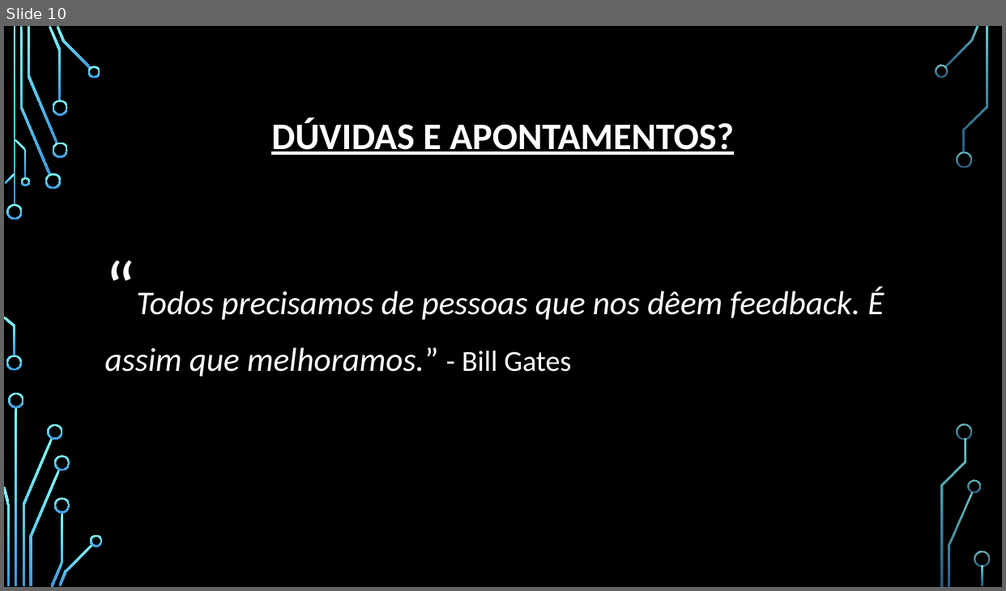
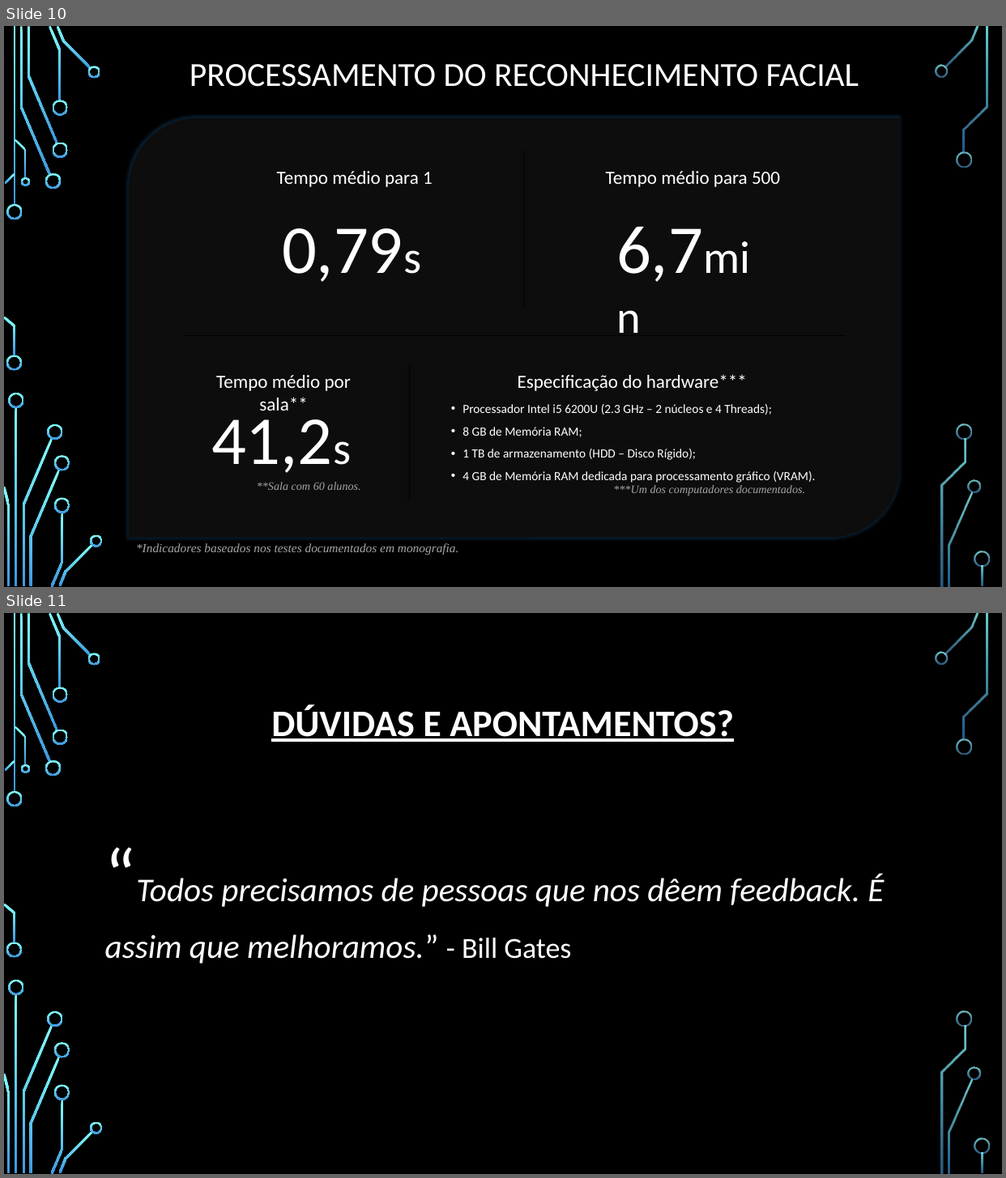
Before and after one commit to math-lopez/API_TCC_Piroquitos, a slide deck: Docs/Apresentação Final_Parcial.pptx. Shown one above the other, each under a label of ours: slide 10 before the commit, slides 10 and 11 after it. The pictures are 1006x591 and 1006x1178 pixels, drawn with LibreOffice and Linux fonts; fonts in the diff are those of the drawing; background and template pictures are left out. Boxes give left, top, right and bottom in pixels: in the first picture for what was removed or moved away, otherwise in the second. Text is boxed around its words. In the diff, an @@ line names an element or a change of style, - is before the commit and + after.

```diff
--- a/Docs/Apresentação Final_Parcial.pptx
+++ b/Docs/Apresentação Final_Parcial.pptx
@@ slide 10 added at (4, 26, 1002, 587), background picture (left out); not listed: 36 template elements that a slide beside it also shows @@
@@ title added at (189, 64, 859, 87), 32.4 pt, text #FFFFFF @@
+PROCESSAMENTO DO RECONHECIMENTO FACIAL
@@ round diag rect added at (129, 118, 900, 538), fill #0D0D0D @@
@@ text added at (277, 171, 432, 187), 18 pt, text #FFFFFF @@
+Tempo médio para 1
@@ line added from (523, 151) to (523, 308), #000000 0.75 pt @@
@@ text added at (606, 171, 780, 187), 18 pt, text #FFFFFF @@
+Tempo médio para 500
@@ text added at (282, 228, 403, 282), 66 pt, text #FFFFFF @@
+0,79s
@@ text added at (616, 226, 703, 282), 66 pt, text #FFFFFF @@
+6,7min
@@ line added from (184, 336) to (845, 336), #000000 0.75 pt @@
@@ text added at (216, 375, 351, 411), 18 pt, text #FFFFFF @@
+Tempo médio por sala**
@@ line added from (410, 366) to (410, 500), #000000 0.75 pt @@
@@ text added at (518, 374, 747, 391), 18 pt, text #FFFFFF @@
+Especificação do hardware***
@@ text added at (211, 408, 333, 473), 66 pt, text #FFFFFF @@
+41,2s
@@ text added at (462, 404, 815, 483), 12 pt, text #FFFFFF @@
+• Processador Intel i5 6200U (2.3 GHz – 2 núcleos e 4 Threads);
+• 8 GB de Memória RAM;
+• 1 TB de armazenamento (HDD – Disco Rígido);
+• 4 GB de Memória RAM dedicada para processamento gráfico (VRAM).
@@ text added at (257, 482, 360, 490), 11 pt, text #A6A6A6, italic @@
+**Sala com 60 alunos.
@@ text added at (613, 485, 805, 496), 11 pt, text #A6A6A6, italic @@
+***Um dos computadores documentados.
@@ text added at (136, 544, 459, 555), 12 pt, text #A6A6A6, italic @@
+*Indicadores baseados nos testes documentados em monografia.
@@ what was slide 10 is now slide 11 @@
```
Also in this commit, not shown: 3 slides changed, 1 other slide added, 1 slide removed.
